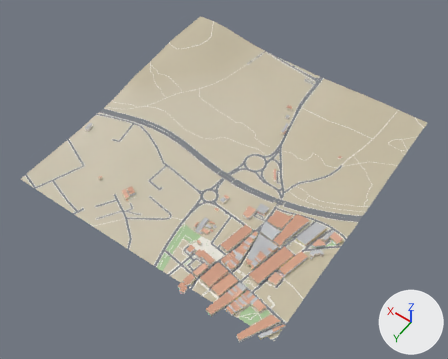
An edit to the glTF model public/world/tiles/-1_-5.glb, drawn before and after from the same camera.
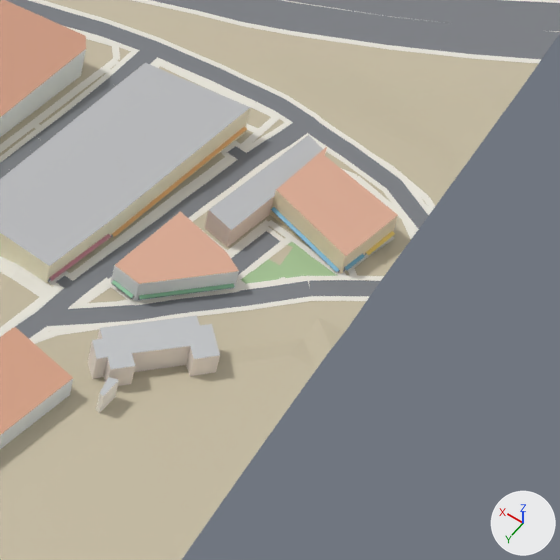
The first picture shows the older version from a 50 mm camera at (-1292.0, 5644.0, 1686.0) aimed at (-536.0, 4586.0, 23.0). The close-ups show the older and then the newer version on the part from 67% to 81% of the width and 60% to 77% of the height of that picture. Only the edits that show in the close-ups are written down. Lighting does not change. The marker at lower right points along +X, +Y and +Z. Vertices at exactly the same position are counted once.

The first close-up shows 'Detail', 'Ground', 'Park', 'Road', 'Roofs', 'Sidewalk', 'Walls' and 1 more.
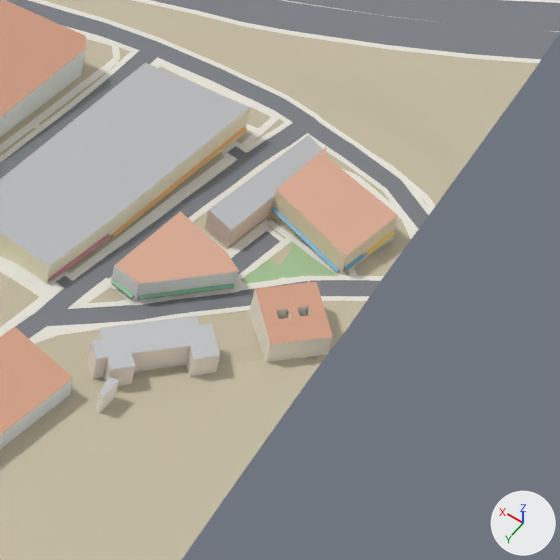
Pixel boxes [x1, y1, x2, y2] of what changed, in the close-ups (560 x 560 px):
part 1 of me_walls, added
    after: [249, 291, 333, 362]
part 2 of me_roofs, added (beige)
    after: [255, 281, 332, 344]

The edits, one by one:
me_walls is used by ob_walls; location (0.0, 0.0, 0.0).
me_walls had 1787 vertices, 1814 faces and spanned x -1003.0..-16.0, y 4205.0..5057.0, z 51.0..97.0.
me_walls now has 1910 vertices, 1938 faces and spans x -1003.0..-16.0, y 4205.0..5057.0, z 51.0..97.0.
me_walls part 1: 24 vertices added at x -1000.0..-971.0, y 4647.0..4677.0, z 81.0..97.0.
Other edits to the shape of me_walls do not show in these pictures.
me_roofs is used by ob_roofs; location (0.0, 0.0, 0.0).
me_roofs had 907 vertices, 685 faces and spanned x -1003.0..-16.0, y 4205.0..5057.0, z 63.0..97.0.
me_roofs now has 969 vertices, 753 faces and spans x -1003.0..-16.0, y 4205.0..5057.0, z 63.0..97.0.
me_roofs part 2: 12 vertices added at x -1000.0..-971.0, y 4647.0..4677.0, z 97.0.
Other edits to the shape of me_roofs do not show in these pictures.
